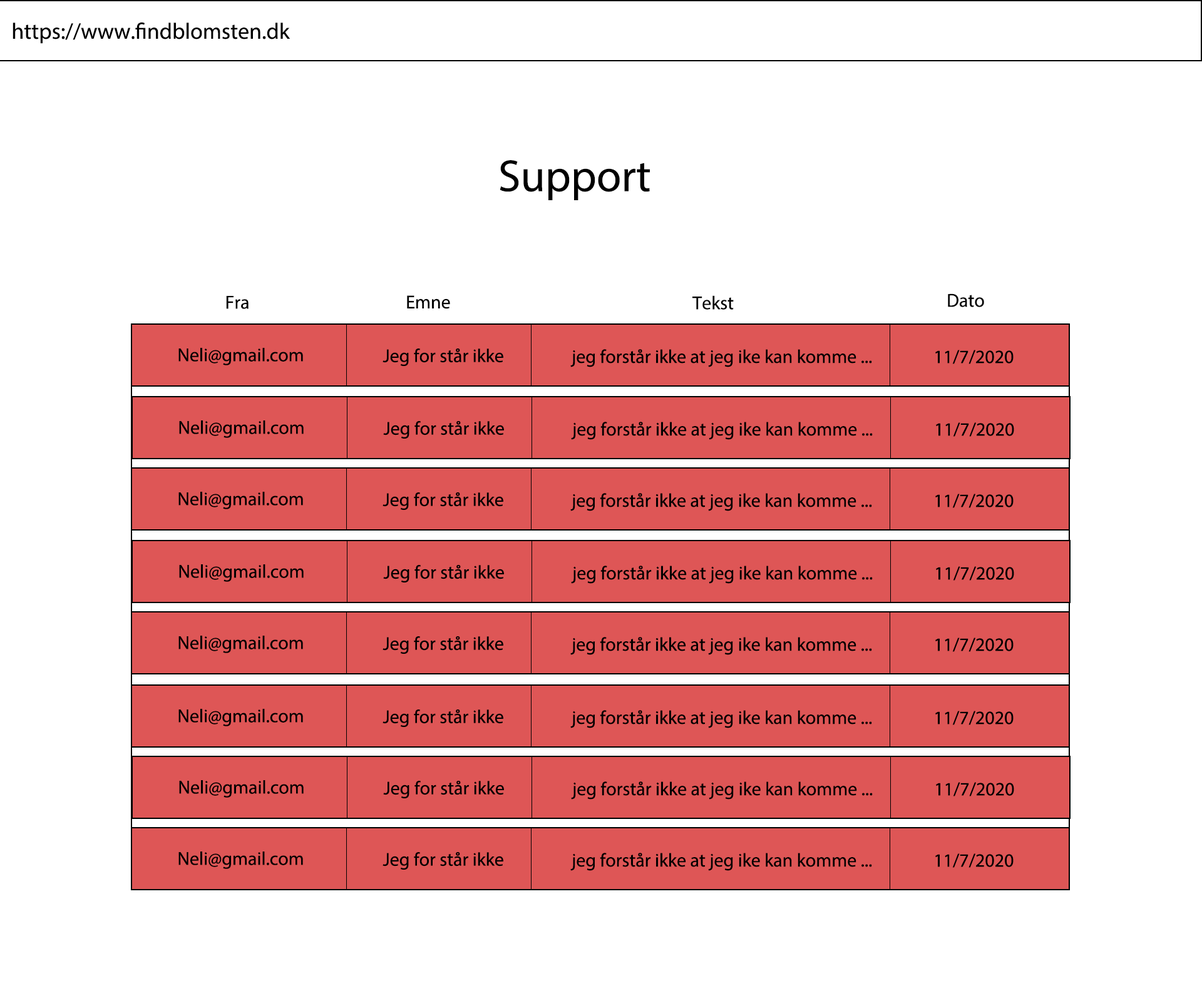
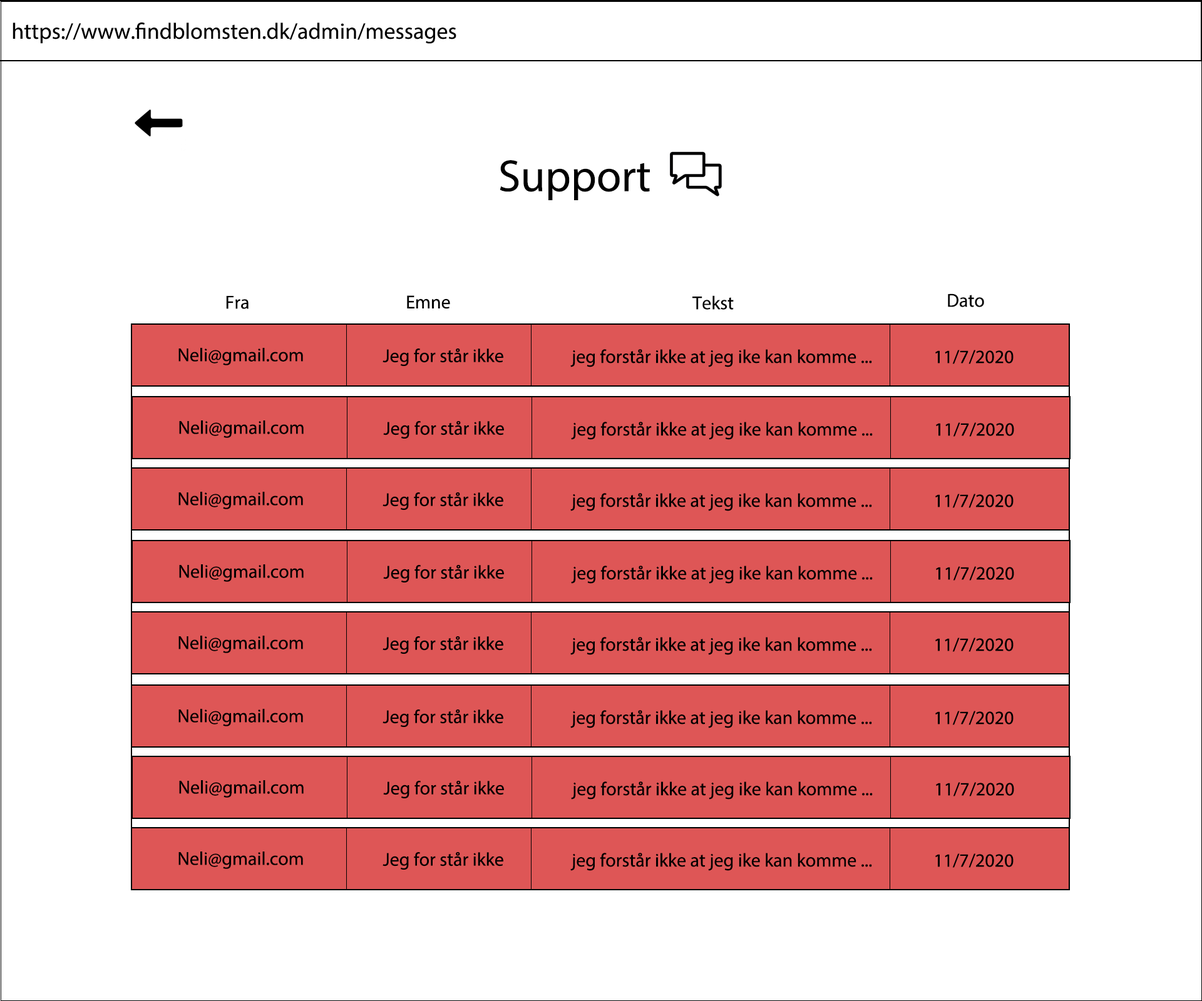
Before/after of a 1202 × 1001 layered artwork. What changed in the layer stack:
added layer "Rectangle 1" (1st of 2, in "Artboard 1" › "Header") in group "Header" over [0, 1, 1202, 1001]
renamed "https://www.findblomsten.dk" to "https://www.findblomsten.dk/admin/messages", painted on it over [289, 22, 457, 44]
added layer "Layer 2" in group "Body" over [134, 109, 183, 138]
added layer "Layer 1" in group "Body" over [669, 151, 722, 197]
